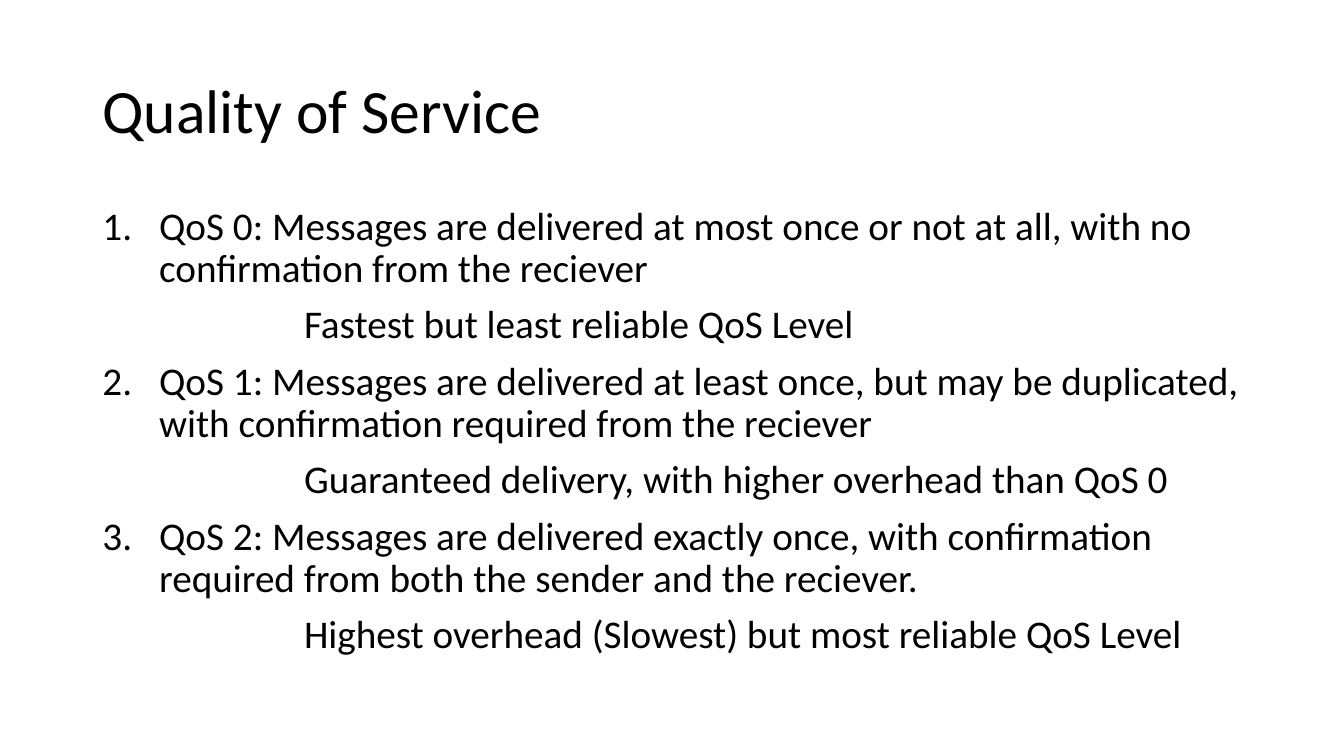
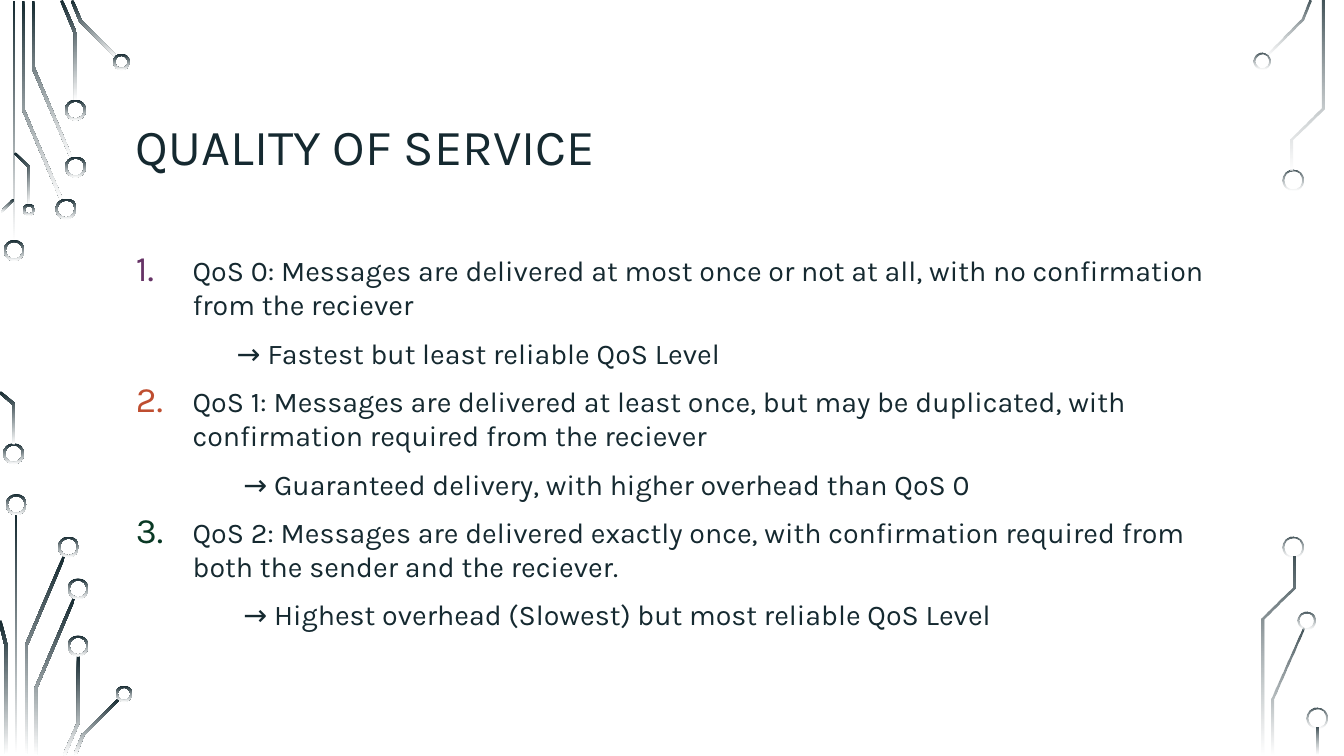
Before and after one commit to sebivenlo/ESD-2023-MQTT, a slide deck: slide 8 of Presentation/Jonas MQTT.pptx (slide 7 before the commit). Drawn at 1344x756 pixels with LibreOffice and Linux fonts; fonts in the diff are those of the drawing; background and template pictures are left out. Boxes give left, top, right and bottom in pixels: in the first picture for what was removed or moved away, otherwise in the second. Text is boxed around its words. In the diff, an @@ line names an element or a change of style, - is before the commit and + after.

```diff
--- a/Presentation/Jonas MQTT.pptx
+++ b/Presentation/Jonas MQTT.pptx
@@ title at [136,132,595,174]: text changed; size 44 to 36 pt; font Calibri to Karla; text colour #000000 to #152930 @@
-Quality of Service
+QUALITY OF SERVICE
@@ text "QoS 0: Messages are delivered ...": place and size @@
-text "QoS 0: Messages are delivered ..." at [159,212,1238,655]
+text "QoS 0: Messages are delivered ..." at [193,261,1204,632]
@@ text at [193,261,1204,578]: size 28 to 20.4 pt, font Calibri to Karla, text colour #000000 to #152930 in "QoS 0: Messages are delivered at most ...", "QoS 1: Messages are delivered at least ...", "QoS 2: Messages are delivered exactly once, ..."; line spacing 0.9 to 1 @@
@@ text at [268,344,720,369]: text changed; size 28 to 20.4 pt; font Calibri to Karla; text colour #000000 to #152930 @@
-Fastest but least reliable QoS Level
+→ Fastest but least reliable QoS Level
@@ text at [274,475,970,502]: text changed; size 28 to 20.4 pt; font Calibri to Karla; text colour #000000 to #152930 @@
-Guaranteed delivery, with higher overhead than QoS 0
+→ Guaranteed delivery, with higher overhead than QoS 0
@@ text at [274,604,991,632]: text changed; size 28 to 20.4 pt; font Calibri to Karla; text colour #000000 to #152930 @@
-Highest overhead (Slowest) but most reliable QoS Level
+→ Highest overhead (Slowest) but most reliable QoS Level
@@ group added at [0,0,1328,756]: 33 freeform shapes, 3 rectangles @@
```
Also in this commit, not shown: 8 other slides changed, 3 slides added, 3 slides removed.
